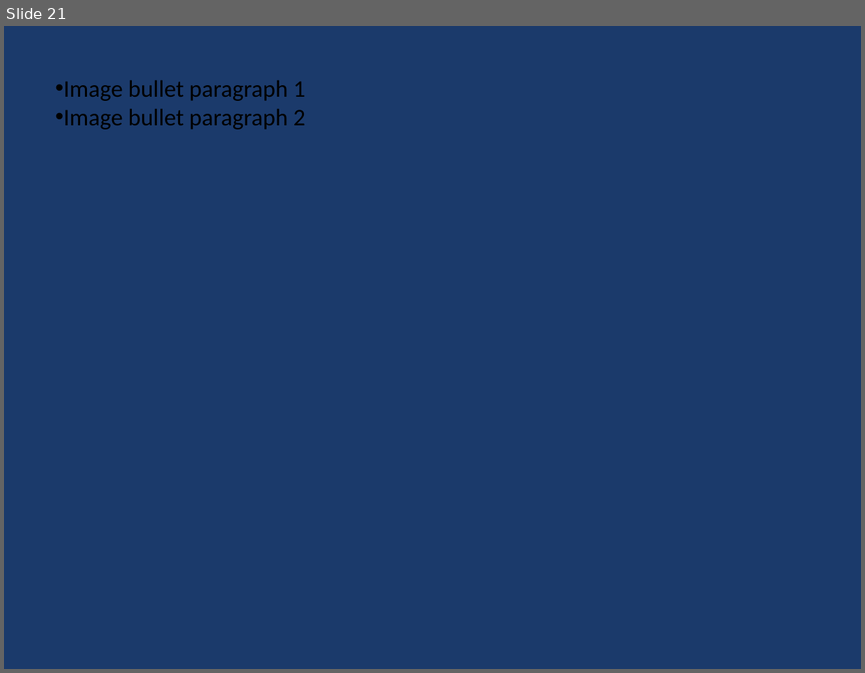
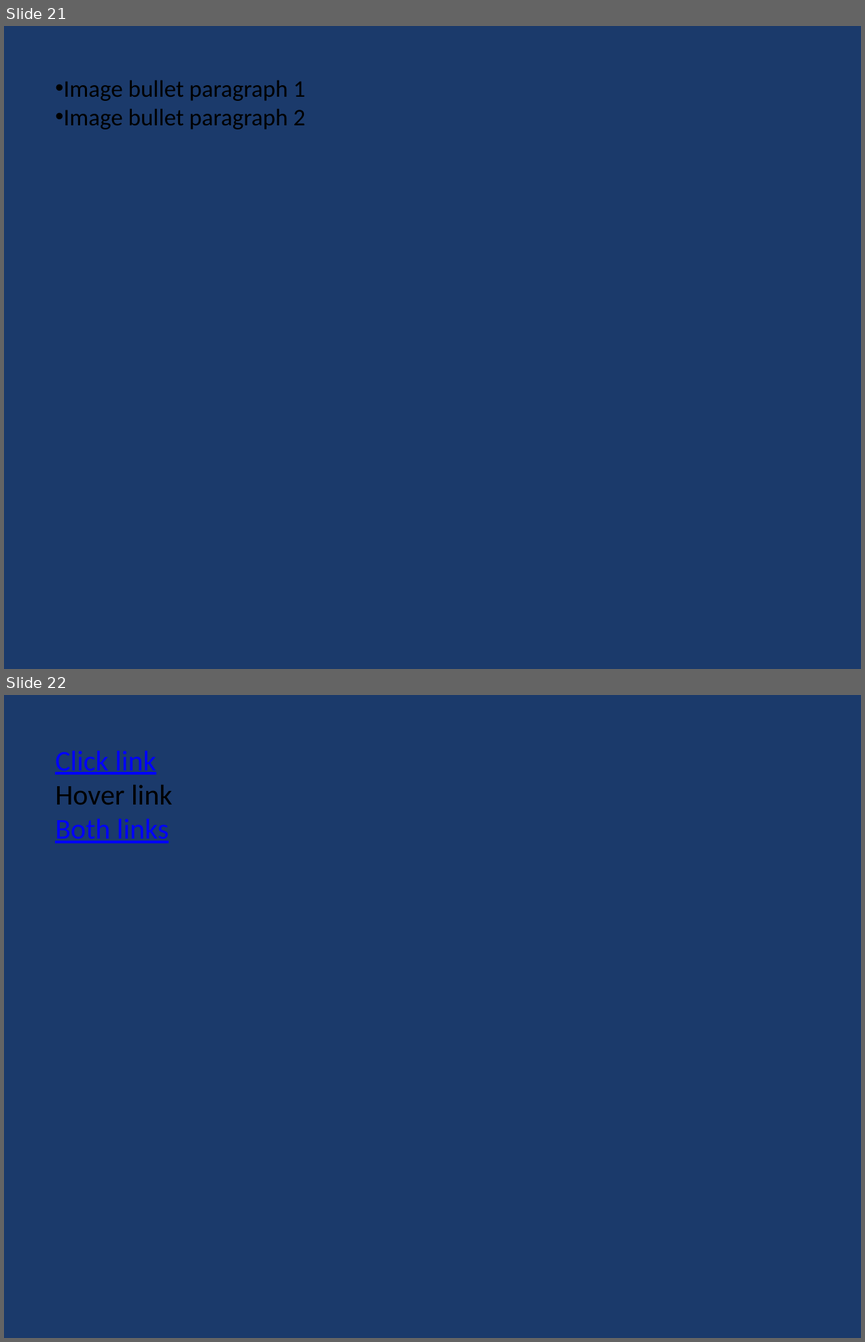
Before and after one commit to t-ujiie-g/pptx-svg, a slide deck: test_fixtures/test_features.pptx. Shown one above the other, each under a label of ours: slide 21 before the commit, slides 21 and 22 after it. The pictures are 865x673 and 865x1342 pixels, drawn with LibreOffice and Linux fonts; fonts in the diff are those of the drawing. Boxes give left, top, right and bottom in pixels: in the first picture for what was removed or moved away, otherwise in the second. Text is boxed around its words. In the diff, an @@ line names an element or a change of style, - is before the commit and + after.

Commit message:
feat: Enhance text hyperlink functionality with hover links and link colors
- Updated TODO.md to reflect completion of text hyperlink features including hover links and link colors.
- Modified main.mbt to remove slide size parameter from slide master and layout parsing functions.
- Improved color handling in ooxml.mbt by introducing constants for HSL color space and updating RGB to HSL conversion.
- Added support for hover links in text runs and updated rendering logic in renderer.mbt to handle hover link attributes.
- Enhanced serializer.mbt to serialize hover link attributes.
- Updated SVG parser to parse hover link attributes from SVG text nodes.
- Added tests for hover links and link colors in gen_test_features.py and updated test assertions in test_node.mjs.
- Updated test_features.pptx to include new test cases for hover links.

```diff
--- a/test_fixtures/test_features.pptx
+++ b/test_fixtures/test_features.pptx
@@ slide 22 added at (x1=4, y1=695, x2=861, y2=1338), background #1B3A6B @@
@@ text added at (x1=55, y1=751, x2=172, y2=843), 24 pt, text #0000FF, underline @@
+Click link
+Hover link
+Both links
```
Also in this commit, not shown: 9 other files.
